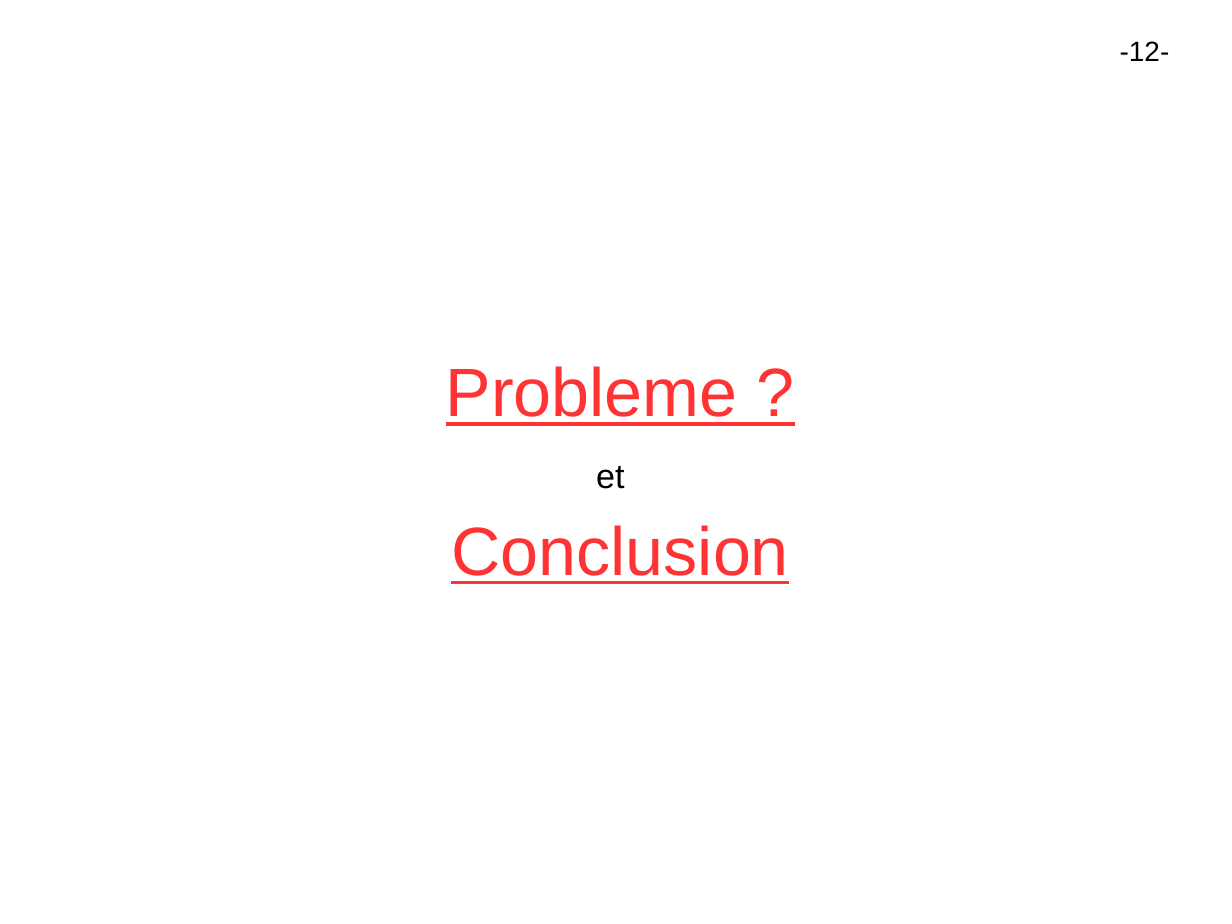
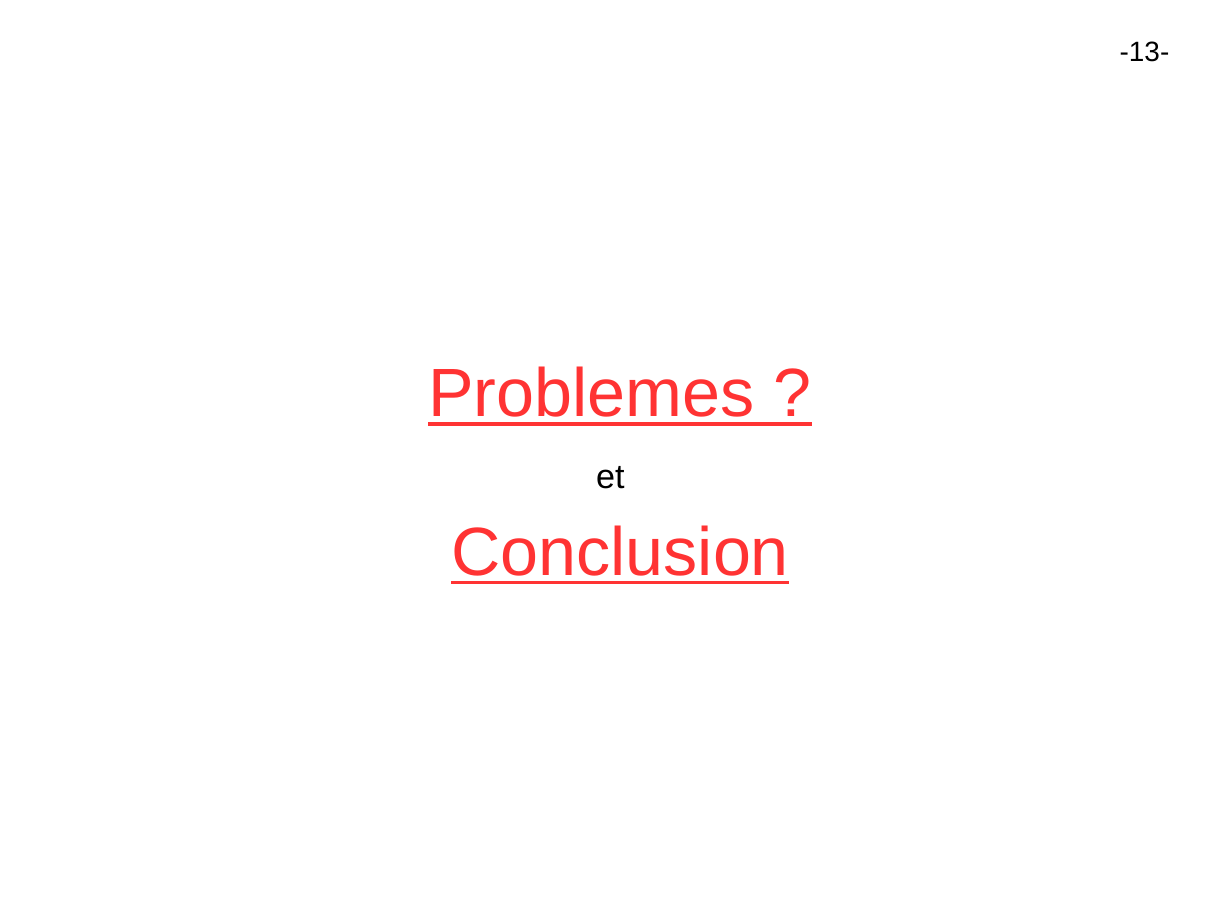
Before and after one commit to lesliesam96/Projet-STI2D, a slide deck: slide 13 of hugo/Diapo.odp (slide 12 before the commit). Drawn at 1232x924 pixels with LibreOffice and Linux fonts; fonts in the diff are those of the drawing. Boxes give left, top, right and bottom in pixels: in the first picture for what was removed or moved away, otherwise in the second. Text is boxed around its words. In the diff, an @@ line names an element or a change of style, - is before the commit and + after.

```diff
--- a/hugo/Diapo.odp
+++ b/hugo/Diapo.odp
@@ text at (1120,41,1170,62): text changed @@
--12-
+-13-
@@ title at (428,366,754,426): text changed @@
-Probleme ?
+Problemes ?
```
Also in this commit, not shown: 7 other slides changed, 1 slide added.
